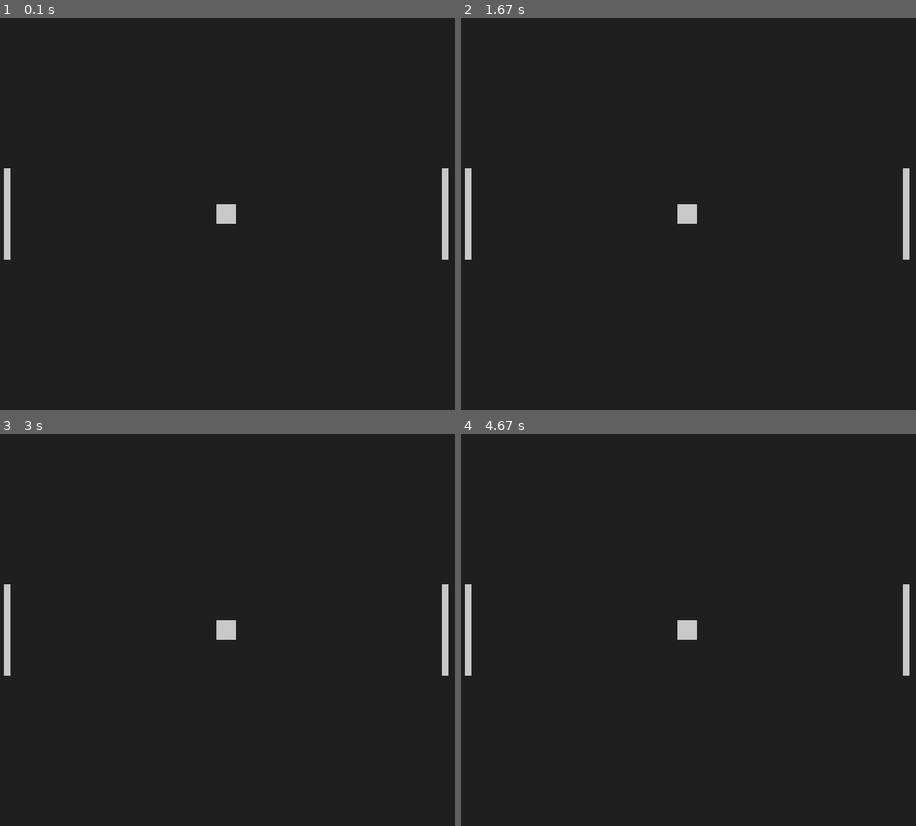
Above: before the commit, frames 1-4 (two rows, left to right).
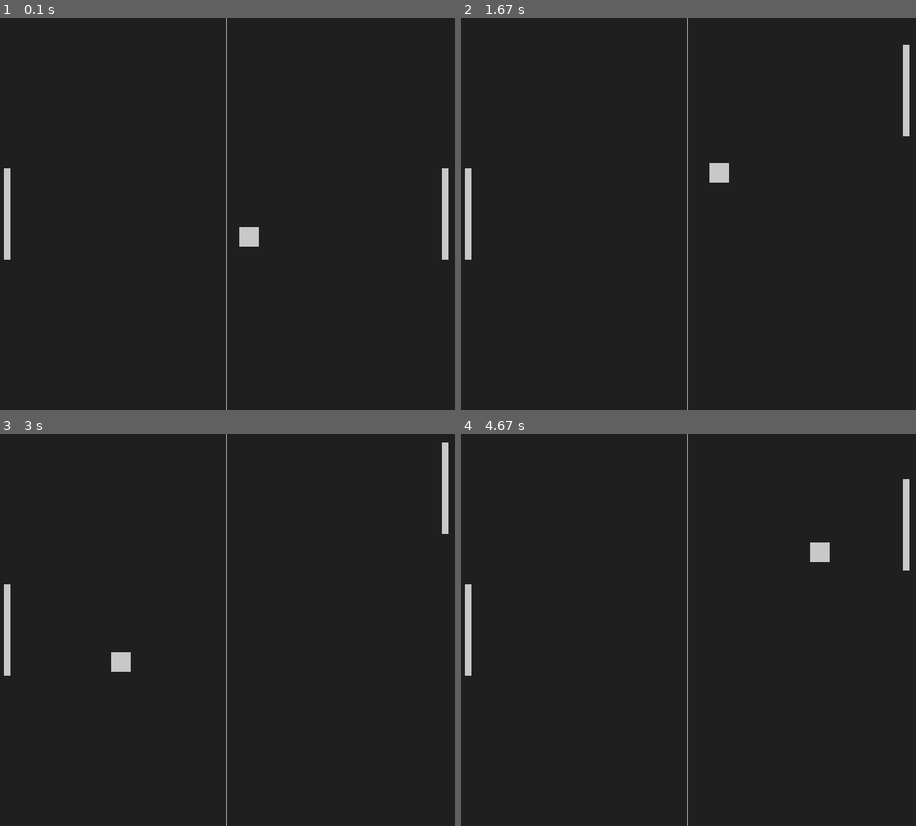
Above: after the commit, the same moments.

Repository: bnares/pong-pygame
Game: pygame game, started from pong.py
The game is run twice, just before and just after one commit, with the same random seed, the same clock (stepped at 60 frames per second) and the same inputs.
Inputs:
- Up to frame 1 (0.1 s): no input
- Up to frame 2 (1.67 s): hold Up 0.33-0.8 s; hold Down 0.83-1.13 s; hold Up 1.17-1.53 s; hold Down from 1.57 s (still down)
- Up to frame 3 (3 s): release Down at 1.93 s; hold Up 1.97-2.27 s; hold Down 2.3-2.6 s; hold Up from 2.63 s (still down)
- Up to frame 4 (4.67 s): release Up at 3 s; hold Down 3.03-3.4 s; hold Up 3.43-3.73 s; hold Down 3.77-4.07 s; hold Up 4.1-4.47 s; hold Down from 4.5 s (still down)

The runs differ from the first frame. In frame 1, 0.6% of the frame differs, in the area x 47-57%, y 0-100%; in frame 2, 1.2%, in the area x 47-99%, y 0-100%; in frame 3, 1.2%; in frame 4, 1.2%.

Commit message:
basic game

Diff:
--- a/pong.py
+++ b/pong.py
@@ -15,9 +15,20 @@
 
 #game rectangles
 
+ballSpeedX = 7
+ballSpeedY = 7
+playerSpeed = 0
+
+
 ball = pygame.Rect(width/2 - 15, height/2 -15,30,30)
 player = pygame.Rect(width-20, height/2 - 70,10,140)
 oponent = pygame.Rect(10, height/2-70,10,140)
+
+def playerAnimation():
+    player.y+=playerSpeed
+
+
+
 
 
 def drawRectangles():
@@ -27,6 +38,26 @@
             pygame.draw.rect(screen, (200,200,200), i)
 
 
+def ballSpeed():
+    global ballSpeedX, ballSpeedY
+    if ball.x >= width or ball.x <=0:
+        ballSpeedX *=-1
+
+    if ball.y>=height or ball.y <=0:
+        ballSpeedY *=-1
+
+    ball.left += ballSpeedX
+    ball.top += ballSpeedY
+
+
+def checkCollision():
+    global ballSpeedX
+    if ball.colliderect(player) or ball.colliderect(oponent):
+        ballSpeedX *=-1
+        print("ball hit the front of the desk")
+
+
+
 
 while True:
     for event in pygame.event.get():
@@ -34,9 +65,27 @@
             pygame.quit()
             sys.exit()
 
+        if event.type == pygame.KEYDOWN:
+            if event.key == pygame.K_DOWN:
+                playerSpeed=7
+
+            if event.key == pygame.K_UP:
+                playerSpeed = -7
+
+        if event.type == pygame.KEYUP:
+            if event.key == pygame.K_DOWN:
+                playerSpeed=0
+
+            if event.key == pygame.K_UP:
+                playerSpeed = 0
+
 
 
     screen.fill(bg_color)
     drawRectangles()
+    ballSpeed()
+    checkCollision()
+    playerAnimation()
+    pygame.draw.aaline(screen, (200,200,200), (width/2, 0), (width/2, height))
     pygame.display.update()
     clock.tick(60)
